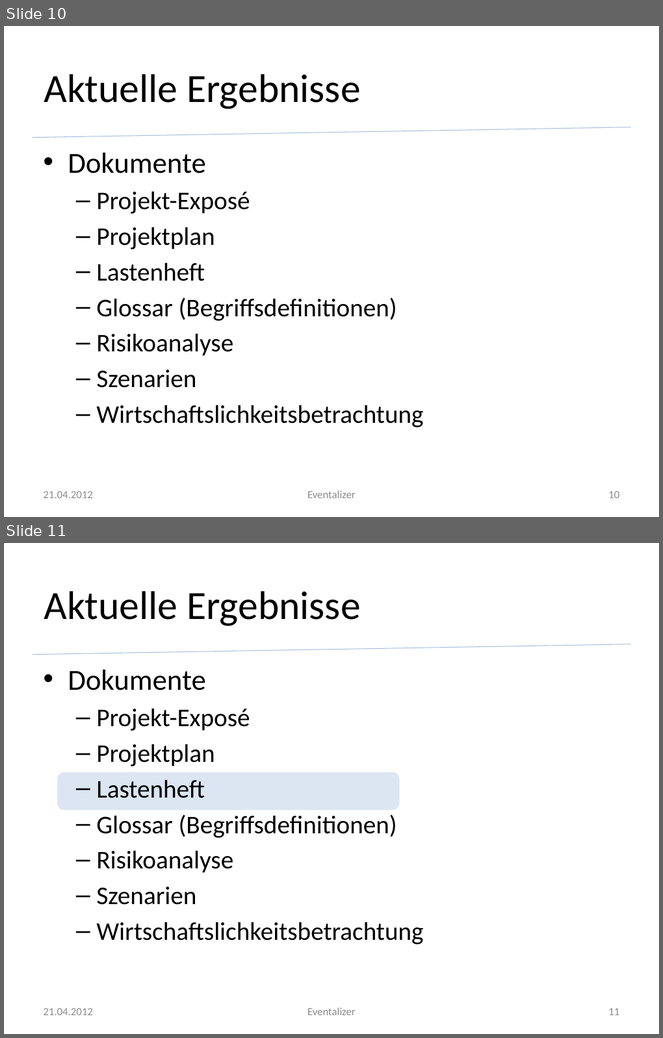
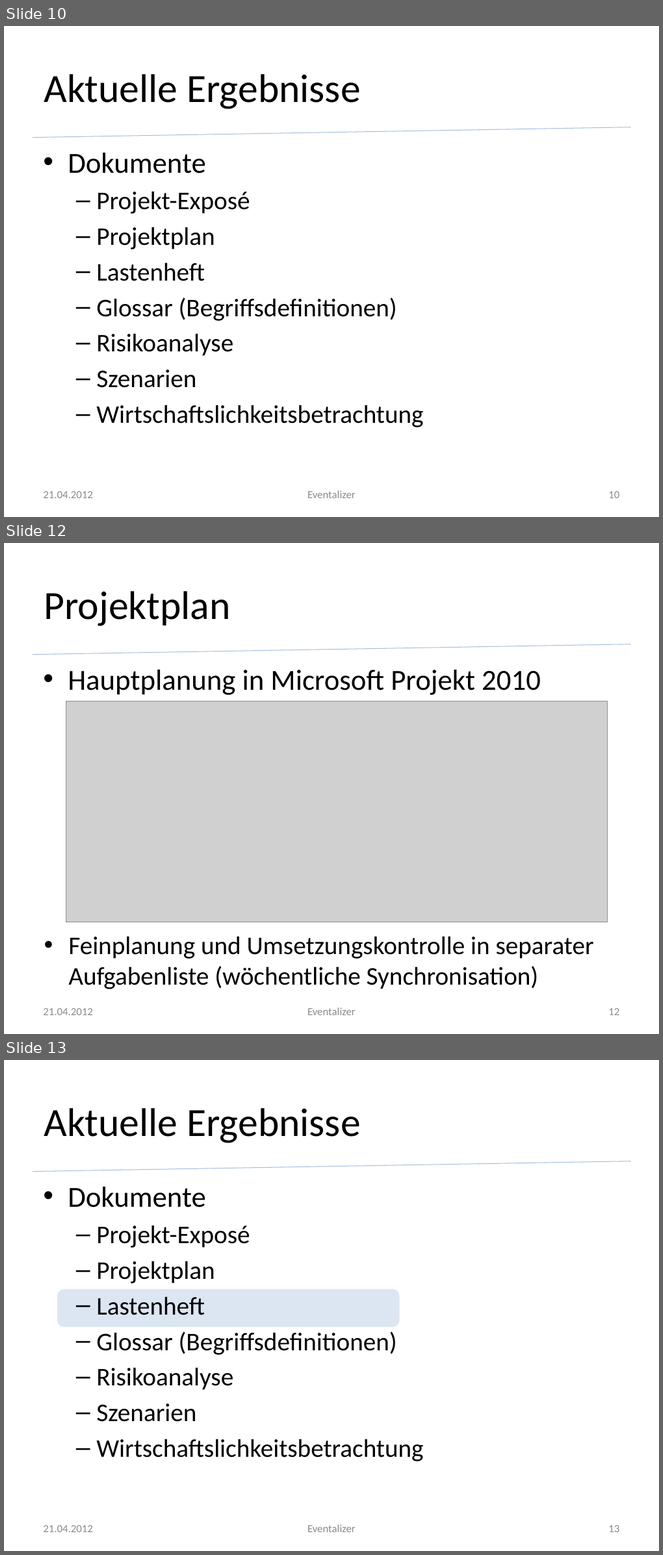
Before and after one commit to silkslostsoul/Eventalizer, a slide deck: Dokumente/Zwischenstand zum 2012 04 21.pptx. Shown one above the other, each under a label of ours: slides 10 and 11 before the commit, slides 10, 12 and 13 after it; the slides between them are not shown. The pictures are 663x1038 and 663x1555 pixels, drawn with LibreOffice and Linux fonts; fonts in the diff are those of the drawing; grey boxes stand for pictures; background and template pictures are left out. Boxes give left, top, right and bottom in pixels: in the first picture for what was removed or moved away, otherwise in the second. Text is boxed around its words. In the diff, an @@ line names an element or a change of style, - is before the commit and + after.

```diff
--- a/Dokumente/Zwischenstand zum 2012 04 21.pptx
+++ b/Dokumente/Zwischenstand zum 2012 04 21.pptx
@@ slide 12 added at <box>4,543,659,1034</box>, background #FFFFFF; not listed: 1 template element that a slide beside it also shows @@
@@ title added at <box>44,591,231,626</box>, 44 pt, text #000000 @@
+Projektplan
@@ text added at <box>68,670,541,695</box>, 32 pt, text #000000 @@
+• Hauptplanung in Microsoft Projekt 2010
@@ picture added at <box>66,701,607,923</box> @@
@@ text added at <box>68,936,594,990</box>, 28 pt, text #000000 @@
+• Feinplanung und Umsetzungskontrolle in separater Aufgabenliste (wöchentliche Synchronisation)
@@ text added at <box>43,1008,92,1016</box>, 12 pt, text #8C8C8C @@
+21.04.2012
@@ text added at <box>308,1008,356,1016</box>, 12 pt, text #8C8C8C @@
+Eventalizer
@@ page number added at <box>608,1008,620,1016</box>, 12 pt, text #8C8C8C @@
+12
@@ what was slide 11 is now slide 13 @@
@@ page number at <box>608,1525,620,1533</box>: text changed @@
-11
+13
```
Also in this commit, not shown: 4 slides changed, 5 other slides added, 5 other files.
